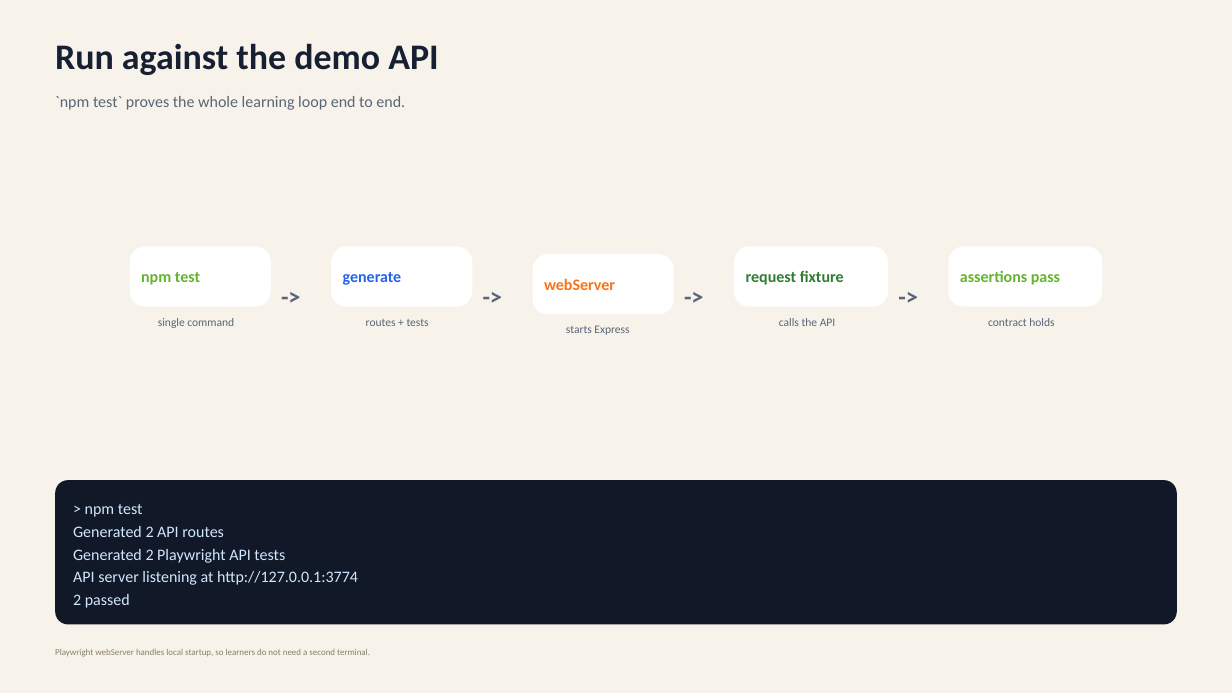
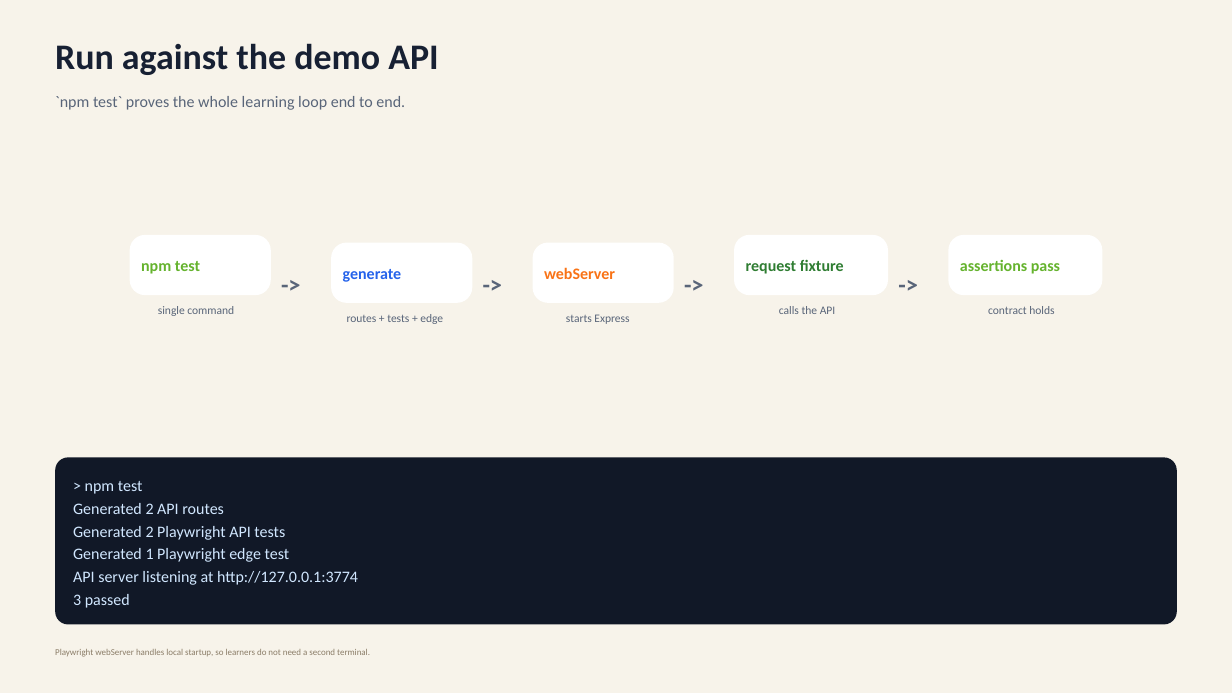
Before and after one commit to danjojojo/test-automation-demo, a slide deck: slide 11 of presentations/spec-driven-api-test-automation/output/output.pptx (slide 10 before the commit). Drawn at 1232x693 pixels with LibreOffice and Linux fonts; fonts in the diff are those of the drawing. Boxes give left, top, right and bottom in pixels: in the first picture for what was removed or moved away, otherwise in the second. Text is boxed around its words. In the diff, an @@ line names an element or a change of style, - is before the commit and + after.

Commit message:
feat: add edge case test generation for Playwright
- Introduced scripts/generate-edge-tests.ts to create negative tests based on OpenAPI spec.
- Updated README.md to document new edge test generation commands and usage.
- Enhanced documentation in various files to explain the importance of edge cases and how they are generated.
- Modified package.json scripts to include edge test generation in the overall test workflow.
- Added new edge test cases for missing required parameters, invalid values, and authentication checks.
- Created tests/generated/openapi.edge.spec.ts for generated edge cases.

```diff
--- a/presentations/spec-driven-api-test-automation/output/output.pptx
+++ b/presentations/spec-driven-api-test-automation/output/output.pptx
@@ 12 texts, 4 rounded rectangles: place and size @@
-12 texts, 4 rounded rectangles at bbox=[129, 246, 1103, 335]
+12 texts, 4 rounded rectangles at bbox=[129, 235, 1103, 324]
@@ rounded rectangle: place and size @@
-rounded rectangle at bbox=[331, 246, 472, 307]
+rounded rectangle at bbox=[331, 243, 472, 303]
@@ text at bbox=[347, 314, 443, 324]: text changed @@
-routes + tests
+routes + tests + edge
@@ rounded rectangle: place and size @@
-rounded rectangle at bbox=[55, 480, 1177, 624]
+rounded rectangle at bbox=[55, 457, 1177, 624]
@@ rounded rectangle at bbox=[55, 457, 1177, 624]: proportions changed @@
@@ text "> npm test": place and size @@
-text "> npm test" at bbox=[73, 504, 358, 608]
+text "> npm test" at bbox=[73, 481, 358, 608]
@@ text at bbox=[73, 548, 290, 562]: paragraph added @@
+Generated 1 Playwright edge test
@@ text at bbox=[73, 594, 130, 608]: text changed @@
-2 passed
+3 passed
```
Also in this commit, not shown: 3 other slides changed, 1 slide added, 20 other files.
